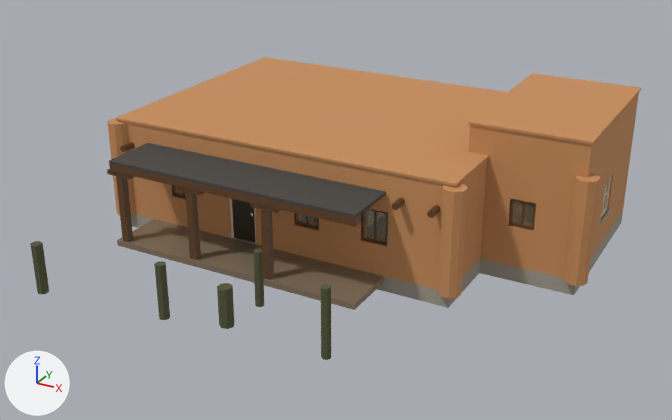
The glTF model assets/models/small_buildings/adobe.glb as it was, and as the next commit left it.
The view is the same before and after, from a 50 mm lens placed at (13.59, -26.92, 13.24), pointed at (0.32, -2.8, 1.17). The lights are fixed; the arrows at lower left show +X, +Y and +Z. The picture after the commit comes second. Objects named as collision shapes, trigger or cutter boxes, shadow casters or lower levels of detail are left out. Vertices at exactly the same position are counted once.

The first picture shows 'LEAF0', 'LOD0' and 1 more.
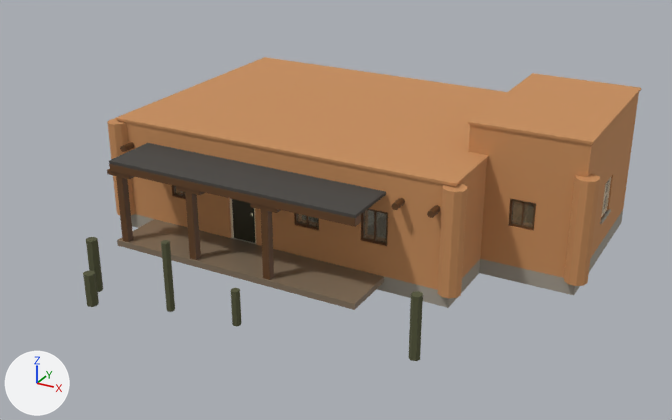
Edits to the scene script, one JSON object a line:
```json
{"block": "me_adobe_lod0", "where": "# used by ob_lod0; location = (0.0, 0.0, 0.0)"}
{"op": "remove", "block": "me_adobe_lod0", "code": "me_adobe_lod0.from_pydata(...)  # 2036 vertices, 3926 faces; spans x -7.3..8.4, y -10.0..5.6, z -0.3..4.6"}
{"op": "add", "block": "me_adobe_lod0", "code": "me_adobe_lod0.from_pydata(...)  # 2036 vertices, 3926 faces; spans x -7.3..8.4, y -9.9..5.6, z -0.3..4.6"}
{"block": "me_adobe_lod0", "change": "me_adobe_lod0 part 1: the loose piece of 14 vertices spanning x 3.3..3.5, y -9.1..-8.8, z 0.0..2.1 is scaled about its middle by (1.26, 1.26, 0.487), then moved by (-7.2, -0.8, -0.5)"}
{"block": "me_adobe_lod0", "change": "me_adobe_lod0 part 2: the loose piece of 14 vertices spanning x 0.3..0.5, y -7.6..-7.3, z 0.0..1.7 is moved by (-4.7, -1.6, 0.0)"}
{"block": "me_adobe_lod0", "change": "me_adobe_lod0 part 3: the loose piece of 14 vertices spanning x 0.0..0.4, y -9.0..-8.6, z 0.0..1.2 is scaled about its middle by (0.729, 0.729, 1.57), then moved by (5.2, 1.0, 0.3)"}
{"block": "me_adobe_lod0", "change": "me_adobe_lod0 part 4: the loose piece of 14 vertices spanning x -1.7..-1.4, y -9.5..-9.2, z 0.0..1.7 is scaled about its middle by (0.789, 0.789, 1.27), then moved by (-0.1, 0.4, 0.2)"}
{"block": "me_adobe_lod0", "change": "me_adobe_lod0 part 5: the loose piece of 14 vertices spanning x -5.8..-5.5, y -10.0..-9.7, z 0.0..1.6 is scaled about its middle by (0.747, 0.747, 0.682), then moved by (6.1, 1.2, -0.3)"}
```

Changed parts and their boxes [x1, y1, x2, y2] in the pictures (672 x 420 px; the box of a moved part takes in the faces that stretch with it):
```json
{"object": "LOD0", "change": "reshaped", "before": [30, 57, 641, 360], "after": [83, 57, 641, 361], "on screen": "9% narrower"}
{"part": 1, "of": "me_adobe_lod0", "change": "moved or reshaped", "before": [321, 284, 331, 360], "after": [83, 270, 99, 307]}
{"part": 2, "of": "me_adobe_lod0", "change": "moved or reshaped", "before": [253, 249, 264, 307], "after": [86, 237, 103, 292]}
{"part": 3, "of": "me_adobe_lod0", "change": "moved or reshaped", "before": [217, 283, 234, 329], "after": [409, 291, 423, 361]}
{"part": 4, "of": "me_adobe_lod0", "change": "moved or reshaped", "before": [154, 261, 170, 320], "after": [161, 240, 175, 312]}
{"part": 5, "of": "me_adobe_lod0", "change": "moved or reshaped", "before": [30, 241, 49, 295], "after": [231, 288, 241, 326]}
```
